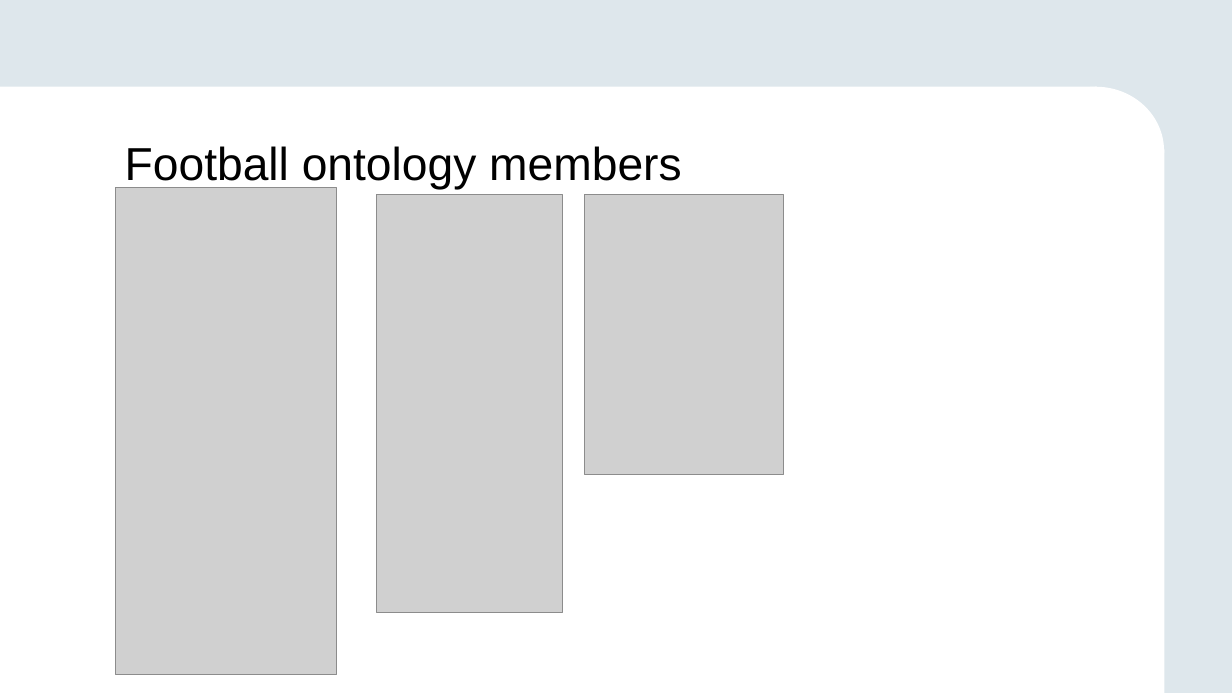
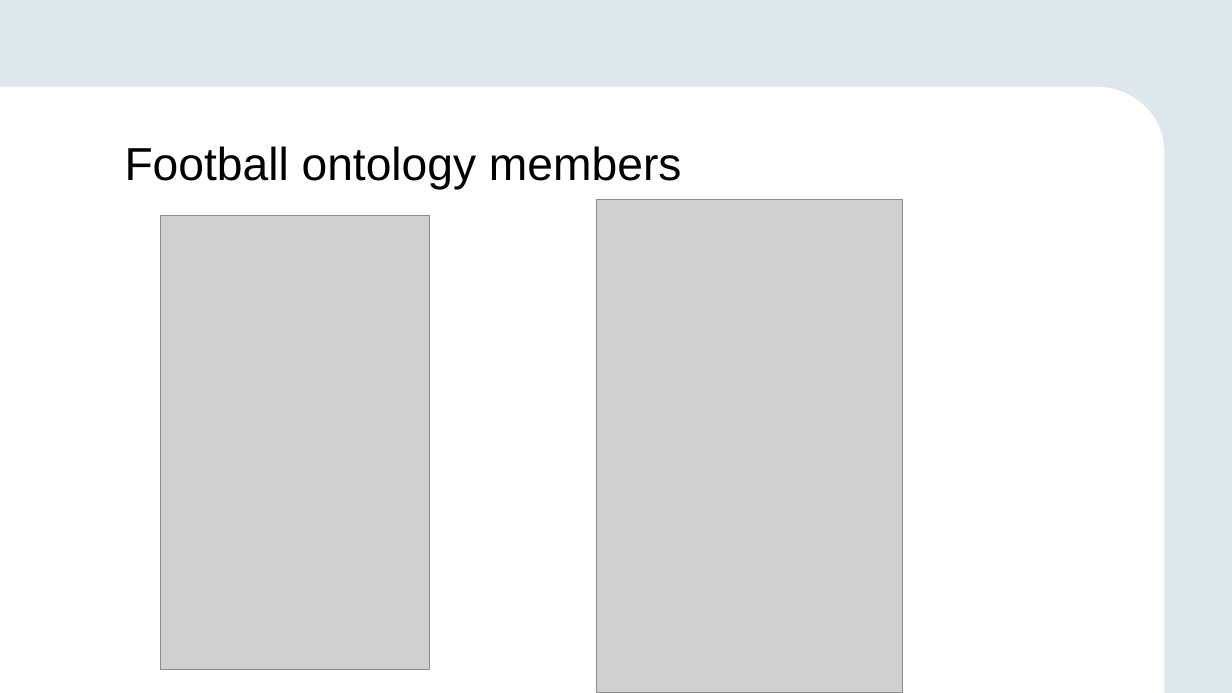
Before and after one commit to GreenfishK/SAIKS, a slide deck: slide 3 of Presentations/SAIKS Assignment final.pptx. Drawn at 1232x693 pixels with LibreOffice and Linux fonts; fonts in the diff are those of the drawing; grey boxes stand for pictures; background and template pictures are left out. Boxes give left, top, right and bottom in pixels: in the first picture for what was removed or moved away, otherwise in the second. Text is boxed around its words. In the diff, an @@ line names an element or a change of style, - is before the commit and + after.

```diff
--- a/Presentations/SAIKS Assignment final.pptx
+++ b/Presentations/SAIKS Assignment final.pptx
@@ picture removed at (376,195,562,612) @@
@@ picture removed at (585,195,784,475) @@
@@ picture added at (597,200,903,693) @@
@@ picture: place and size @@
-picture at (116,188,337,675)
+picture at (160,215,429,670)
```
Also in this commit, not shown: 6 other slides changed, 1 slide added.
